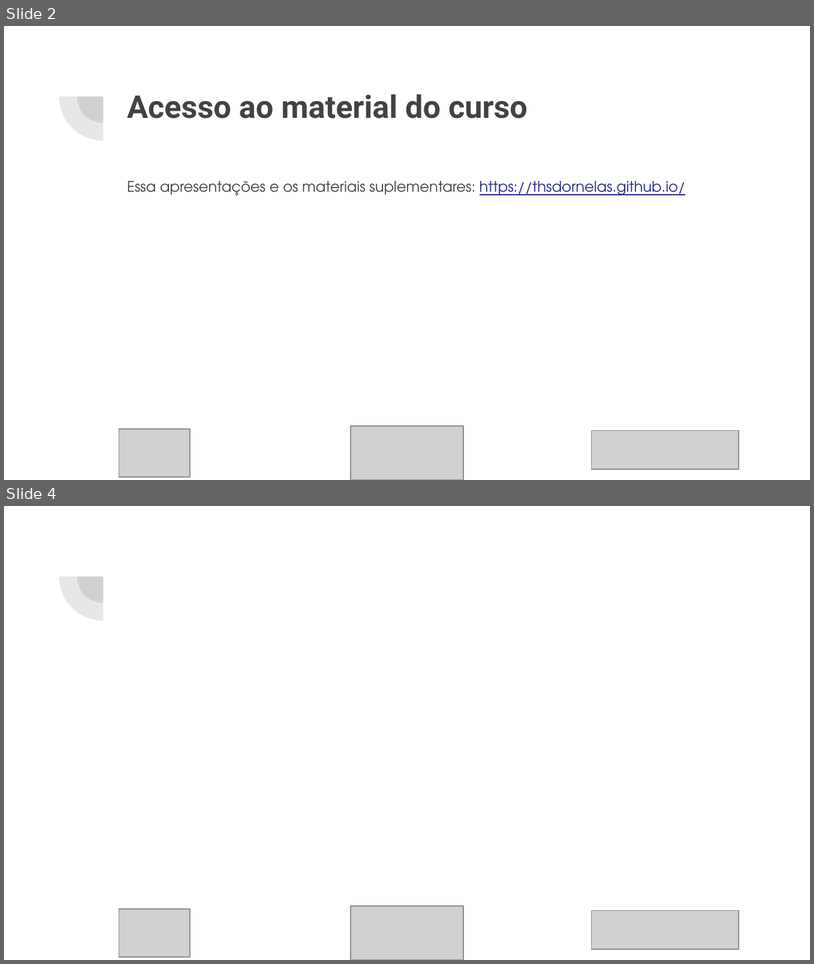
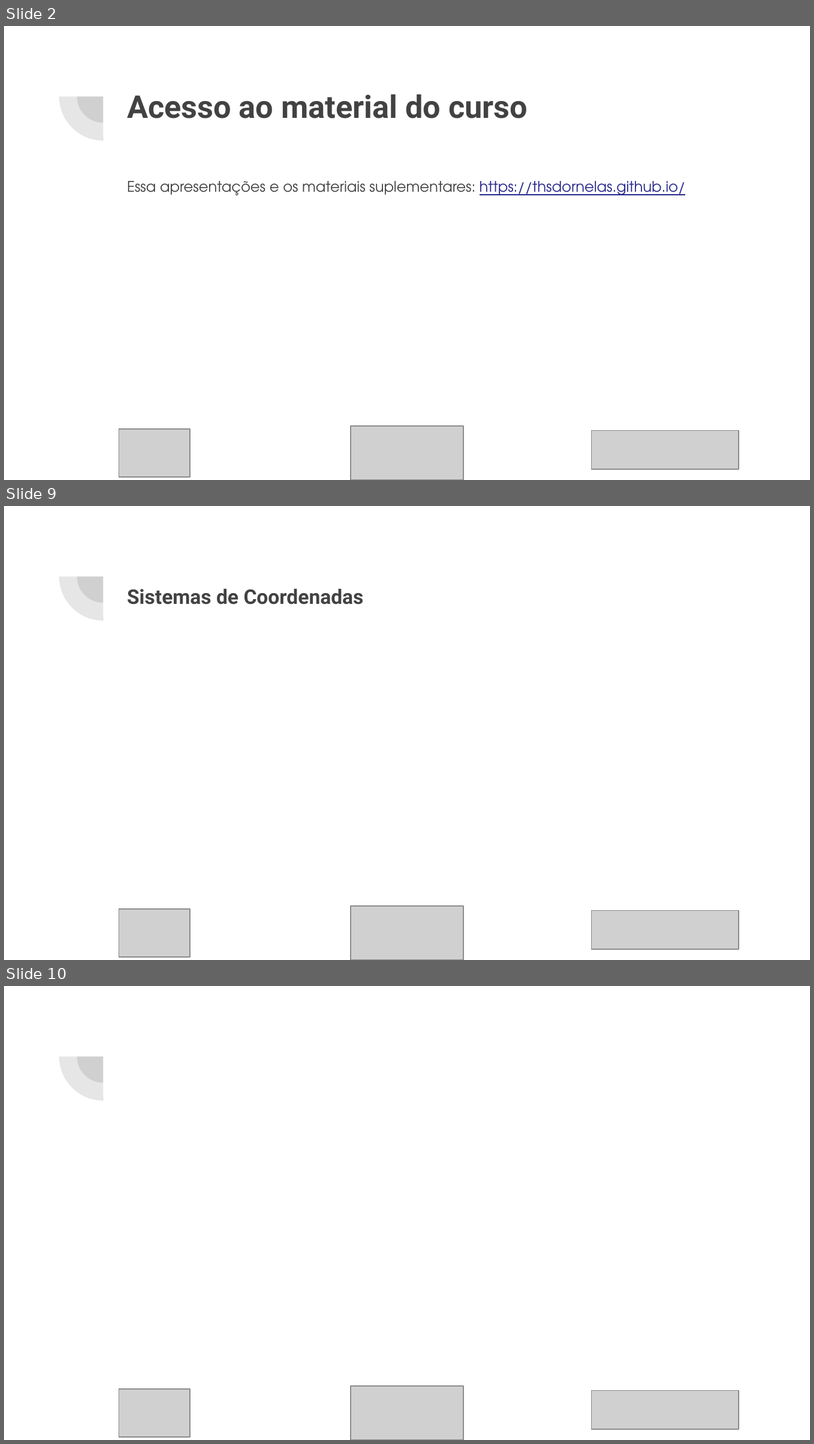
Before and after one commit to thsdornelas/curso_qgis, a slide deck: slides/Curso_QGIS.pptx. Shown one above the other, each under a label of ours: slides 2 and 4 before the commit, slides 2, 9 and 10 after it; the slides between them are not shown. The pictures are 814x964 and 814x1444 pixels, drawn with LibreOffice and Linux fonts; fonts in the diff are those of the drawing; grey boxes stand for pictures. Boxes give left, top, right and bottom in pixels: in the first picture for what was removed or moved away, otherwise in the second. Text is boxed around its words. In the diff, an @@ line names an element or a change of style, - is before the commit and + after.

```diff
--- a/slides/Curso_QGIS.pptx
+++ b/slides/Curso_QGIS.pptx
@@ slide 9 added at bbox=[4, 506, 810, 960], background #FFFFFF; not listed: 2 template elements that a slide beside it also shows @@
@@ title added at bbox=[127, 589, 364, 604], 18 pt, text #424242, bold @@
+Sistemas de Coordenadas
@@ picture added at bbox=[119, 909, 190, 956] @@
@@ picture added at bbox=[351, 906, 464, 960] @@
@@ picture added at bbox=[592, 910, 740, 949] @@
@@ what was slide 4 is now slide 10 @@
```
Also in this commit, not shown: 2 slides changed, 8 other slides added, 13 other files.
